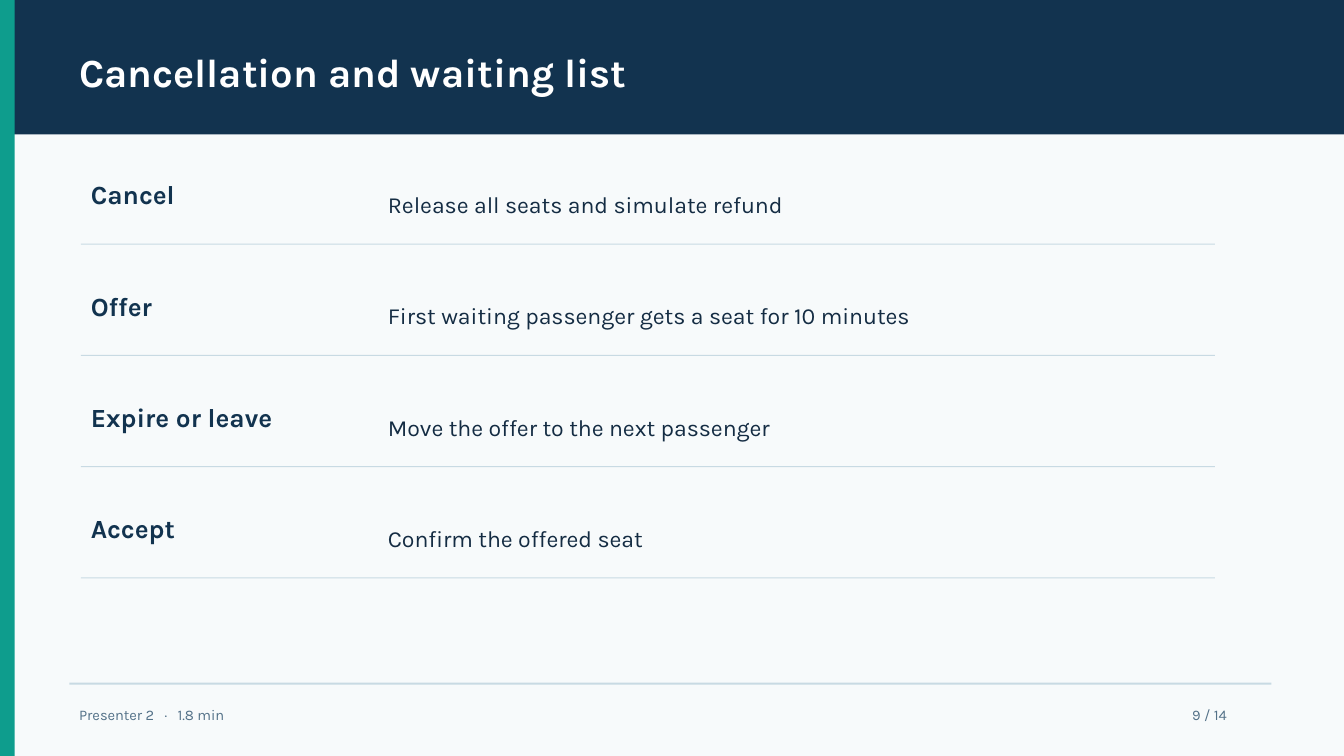
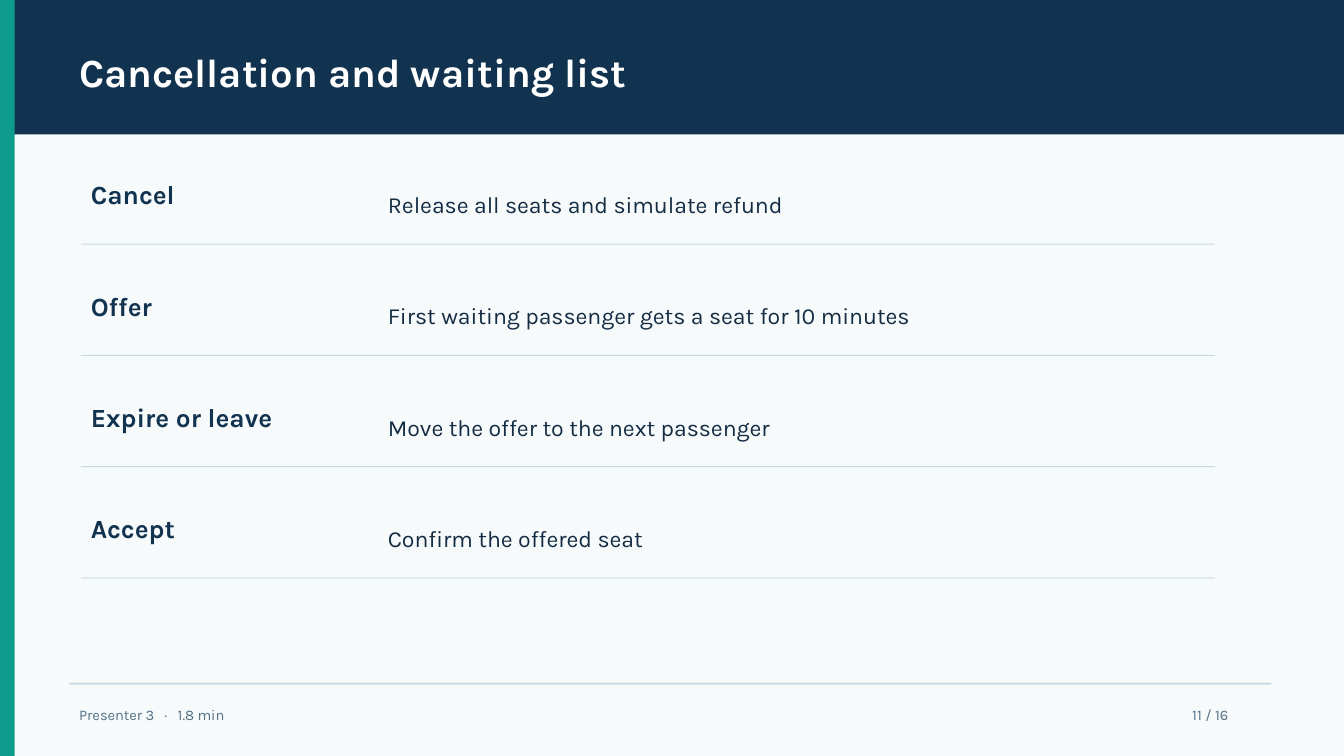
Before and after one commit to karthik-goud227/bus-ticket-booking-system, a slide deck: slide 11 of docs/BusBook_DBMS_Presentation.pptx (slide 9 before the commit). Drawn at 1344x756 pixels with LibreOffice and Linux fonts; fonts in the diff are those of the drawing. Boxes give left, top, right and bottom in pixels: in the first picture for what was removed or moved away, otherwise in the second. Text is boxed around its words. In the diff, an @@ line names an element or a change of style, - is before the commit and + after.

```diff
--- a/docs/BusBook_DBMS_Presentation.pptx
+++ b/docs/BusBook_DBMS_Presentation.pptx
@@ text at bbox=[79, 710, 225, 720]: text changed @@
-Presenter 2 · 1.8 min
+Presenter 3 · 1.8 min
@@ text at bbox=[1192, 710, 1228, 720]: text changed @@
-9 / 14
+11 / 16
```
Also in this commit, not shown: 11 other slides changed, 2 slides added.
